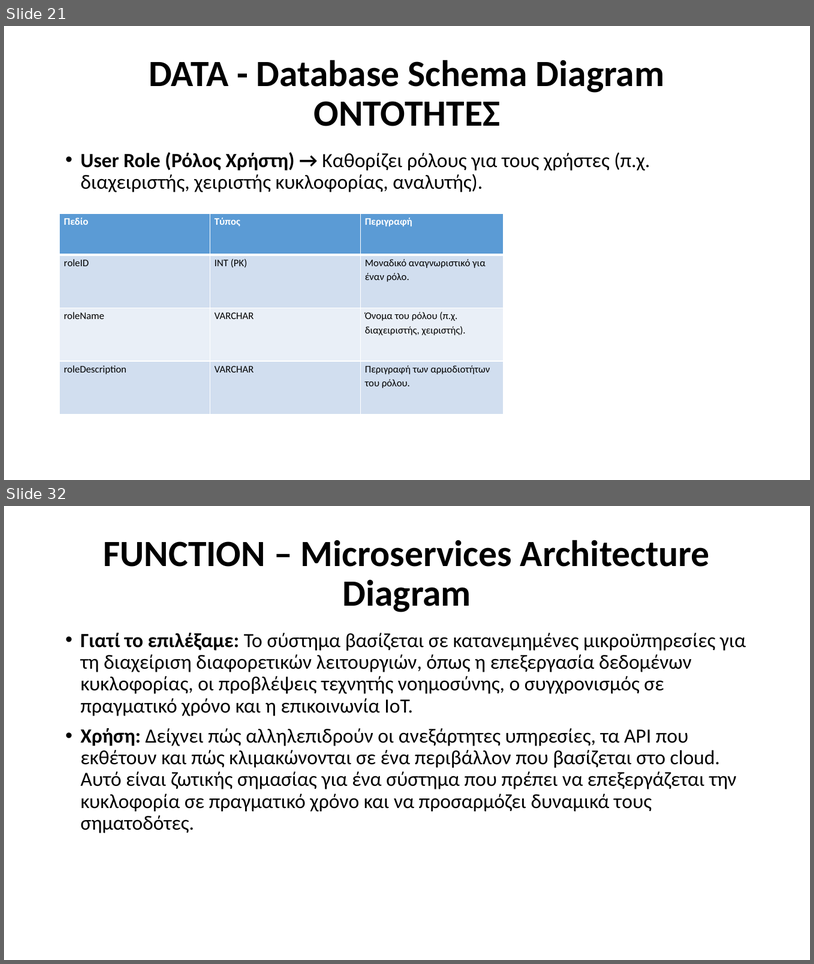
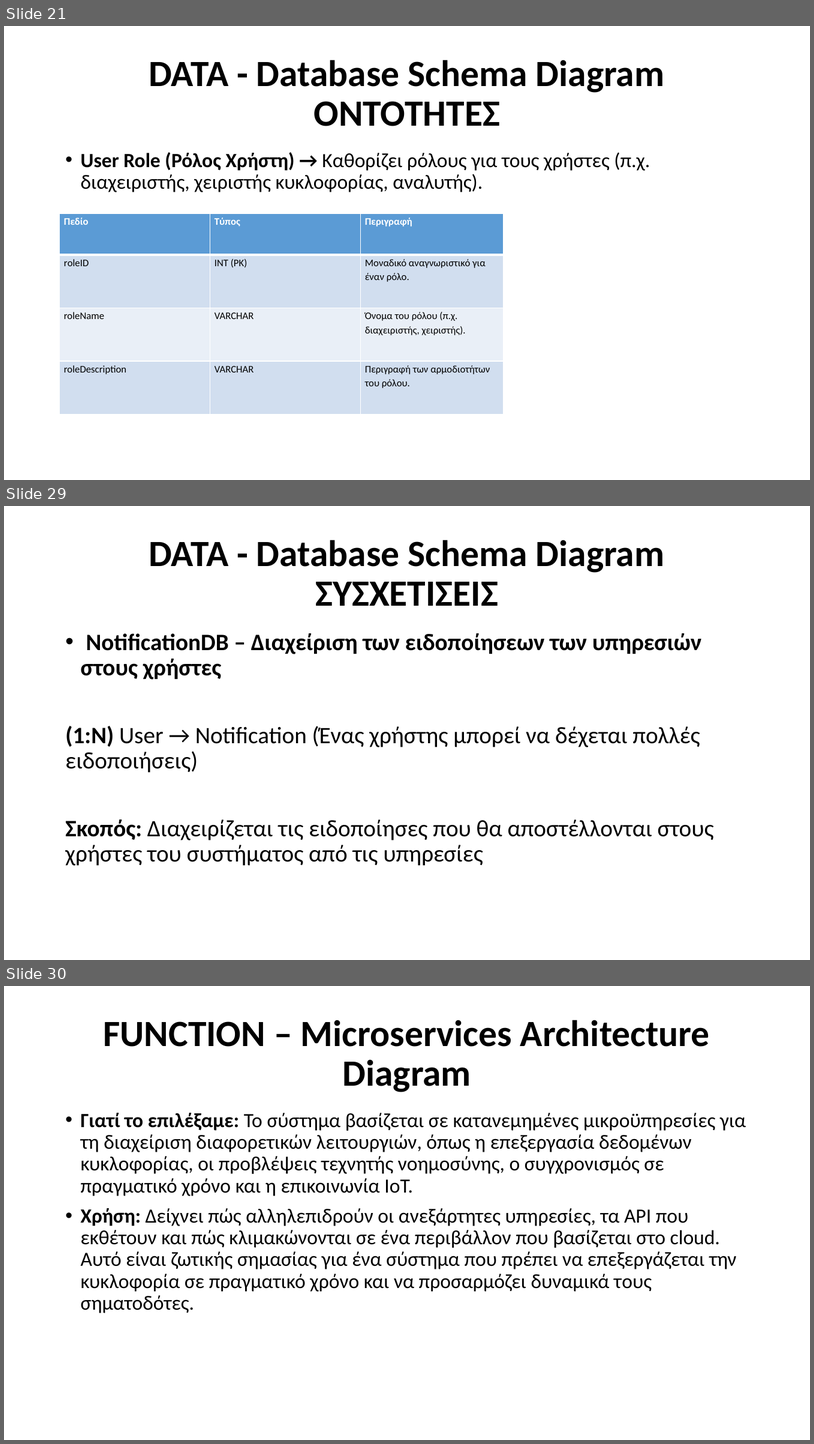
Before and after one commit to Ath21/STL_Drive, a slide deck: Presentation.pptx. Shown one above the other, each under a label of ours: slides 21 and 32 before the commit, slides 21, 29 and 30 after it; the slides between them are not shown. The pictures are 814x964 and 814x1444 pixels, drawn with LibreOffice and Linux fonts; fonts in the diff are those of the drawing. Boxes give left, top, right and bottom in pixels: in the first picture for what was removed or moved away, otherwise in the second. Text is boxed around its words. In the diff, an @@ line names an element or a change of style, - is before the commit and + after.

```diff
--- a/Presentation.pptx
+++ b/Presentation.pptx
@@ slide 29 added at bbox=[4, 506, 810, 960], background #FFFFFF @@
@@ title added at bbox=[149, 540, 665, 606], 44 pt, text #000000, bold @@
+DATA - Database Schema Diagram
+ΣΥΣΧΕΤΙΣΕΙΣ
@@ text added at bbox=[65, 633, 714, 865], 28 pt, text #000000 @@
+• NotificationDB – Διαχείριση των ειδοποίησεων των υπηρεσιών στους χρήστες
+(1:N) User → Notification (Ένας χρήστης μπορεί να δέχεται πολλές ειδοποιήσεις)
+Σκοπός: Διαχειρίζεται τις ειδοποίησες που θα αποστέλλονται στους χρήστες του συστήματος από τις υπηρεσίες
@@ what was slide 32 is now slide 30 @@
```
Also in this commit, not shown: 8 slides changed, 3 other slides added, 6 slides removed, 6 other files.
